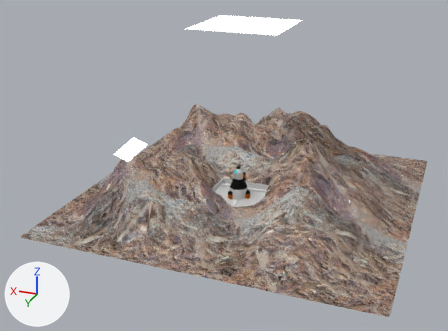
Renders of the Blender file 04-Shots/mm-mountain_shot.blend from each side of a commit.
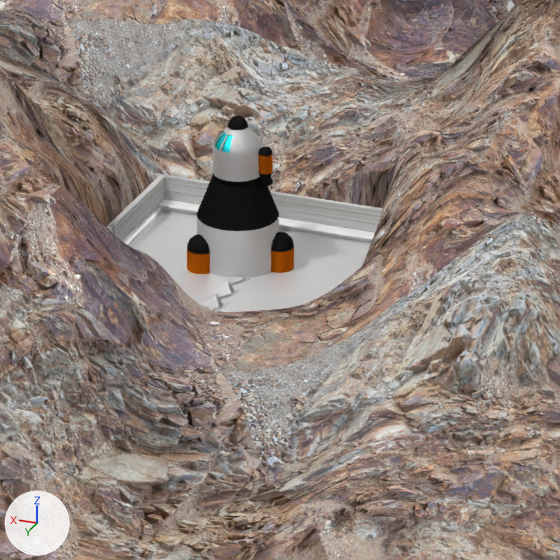
Each version is shown whole from a camera (50 mm lens) standing at (-1.84, 4.86, 2.65) and looking at (0.04, 0.09, 0.55), then close up on the part from 42% to 68% of the width and 43% to 78% of the height. The axes (+X, +Y, +Z) are drawn at lower left. The lights are the same throughout.

The scene before the commit, as lines of its bpy script (objects in view):
```python
me_landscape = bpy.data.meshes.new('Landscape')
me_landscape.from_pydata(...)  # 4207 vertices, 4059 faces; spans x -1.5..1.5, y -1.5..1.5, z -0.24..0.69
me_landscape.polygons.foreach_set('use_smooth', [True] * 4059)
me_landscape.materials.append(mat_material)  # picture img_rocksarid0030_3_m_jpg
ob_landekapsel = bpy.data.objects.new('Landekapsel', None)
ob_landekapsel.location = (-0.115, 0.003, 0.418)
ob_landekapsel.rotation_euler = (3.59, -1.556, 0.38)  # degrees (206, -89, 22)
ob_landekapsel.scale = (0.0237, 0.0237, 0.0237)
ob_landekapsel.show_instancer_for_render = False
ob_landekapsel.instance_type = 'COLLECTION'
ob_landekapsel.instance_collection = col_landekapsel
ob_landscape = bpy.data.objects.new('Landscape', me_landscape)
ob_landscape.location = (-0.103, -0.236, 0.151)
_m = ob_landscape.modifiers.new('Subsurf', 'SUBSURF')
ob_rakete = bpy.data.objects.new('Rakete', None)
ob_rakete.location = (-0.192, -0.08, 0.15)
ob_rakete.rotation_euler = (1.584, -0.00631, 2.399)  # degrees (91, -0.4, 137)
ob_rakete.scale = (0.0776, 0.0776, 0.0776)
ob_rakete.show_instancer_for_render = False
ob_rakete.instance_type = 'COLLECTION'
ob_rakete.instance_collection = col_rakete
# also in view: 'gate2' at (-0.12, 0.11, 0.24); 'schiene' at (-0.05, -0.15, 0.23); 'Plane.007' at (0.02, -0.15, 0.28); 'Plane.008' at (0.15, 0.18, 0.28)
```
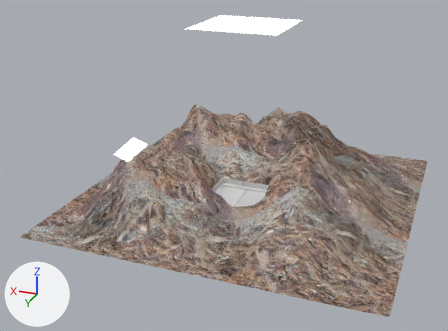
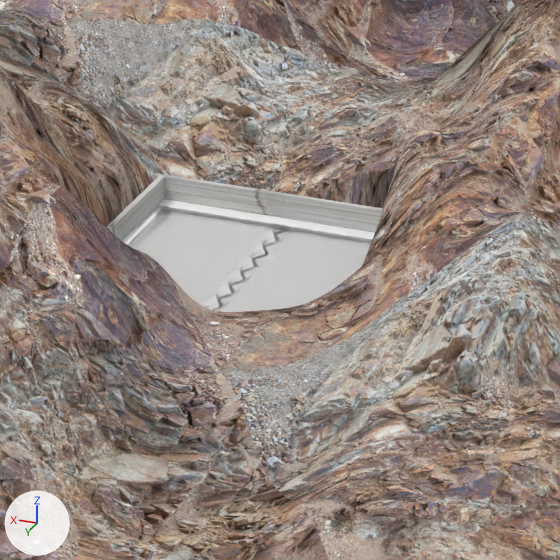
Location of each change, (x1, y1, x2, y2) in pixels of the close-ups (560 x 560 px):
'Rakete', moved (not visible afterwards): before (187, 175, 294, 280)
'Landekapsel', moved (not visible afterwards): before (213, 115, 273, 187)

Edits to the bpy script that builds the scene:
```text
Change ob_landekapsel:
    ob_landekapsel.location: (-0.115, 0.003, 0.418) -> (-0.115, 0.003, 0.084)
Change ob_rakete:
    ob_rakete.location: (-0.192, -0.08, 0.15) -> (-0.192, -0.08, -0.185)
```
